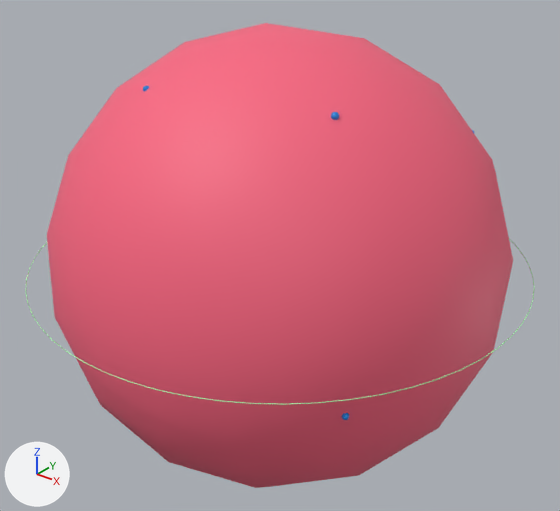
A saved change to the glTF model glb/84.glb.
Before and after are seen from a 50 mm lens placed at (1.614, -2.017, 1.252), pointed at (0.0, 0.001, 0.001). Every picture has the same lights, and +X, +Y and +Z are marked at lower left. The first picture is the older version. Where no turn or scale is listed for an object, it has been applied to the vertices.

The scene before the commit, as lines of its bpy script (objects in view):
```python
mat_tmp_orb_84_6s = principled_material('TMP_orb_84_6s')
mat_tmp_orb_84_6s.base_color = (0.951, 0.132, 0.218)  # red #f96681
mat_tmp_orb_84_6s.roughness = 0.6
me_tmp_6s0_84 = bpy.data.meshes.new('TMP_6s0_84')
me_tmp_6s0_84.from_pydata(...)  # a UV sphere (16 segments, 12 rings, poles along z) spanning x -1.0..1.0, y -1.0..1.0, z -1.0..1.0
me_tmp_6s0_84.materials.append(mat_tmp_orb_84_6s)  # red #f96681
ob_orbital_6s_0 = bpy.data.objects.new('Orbital_6s_0', me_tmp_6s0_84)
ob_orbital_6s_0.parent = ob_atom_084_po
ob_orbital_6s_0.location = (0.0, 0.0, 0.0)
ob_orbital_6s_0.rotation_euler = (0.612, 0.839, -0.378)  # degrees (35, 48, -22)
ob_orbital_6s_0.scale = (0.828, 0.828, 0.828)
```
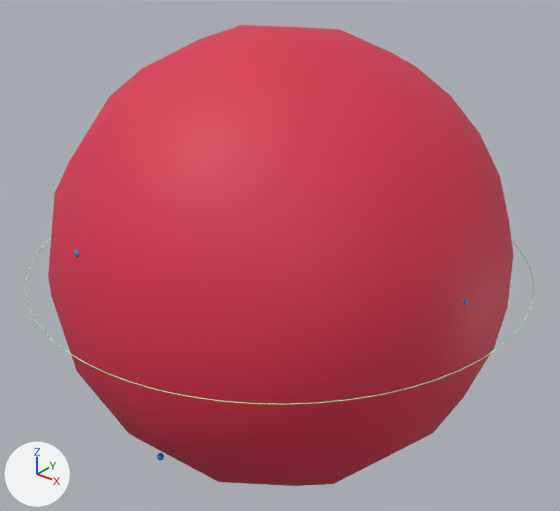
Changed parts and their boxes (x1, y1, x2, y2) in the pictures (560 x 511 px):
'Orbital_6s_0', recoloured, turned (darker): before (47, 23, 513, 488); after (48, 25, 513, 486)

The edits, one by one:
Material 'TMP_orb_84_6s' (mat_tmp_orb_84_6s) changes colour from red #f96681 to red #da304f; in linear values from (0.951, 0.132, 0.218) to (0.702, 0.0292, 0.0777).
Object 'Orbital_6s_0' (ob_orbital_6s_0) turns from (35, 48, -22) to (0.8, 49, -1.7) degrees about x, y and z.
